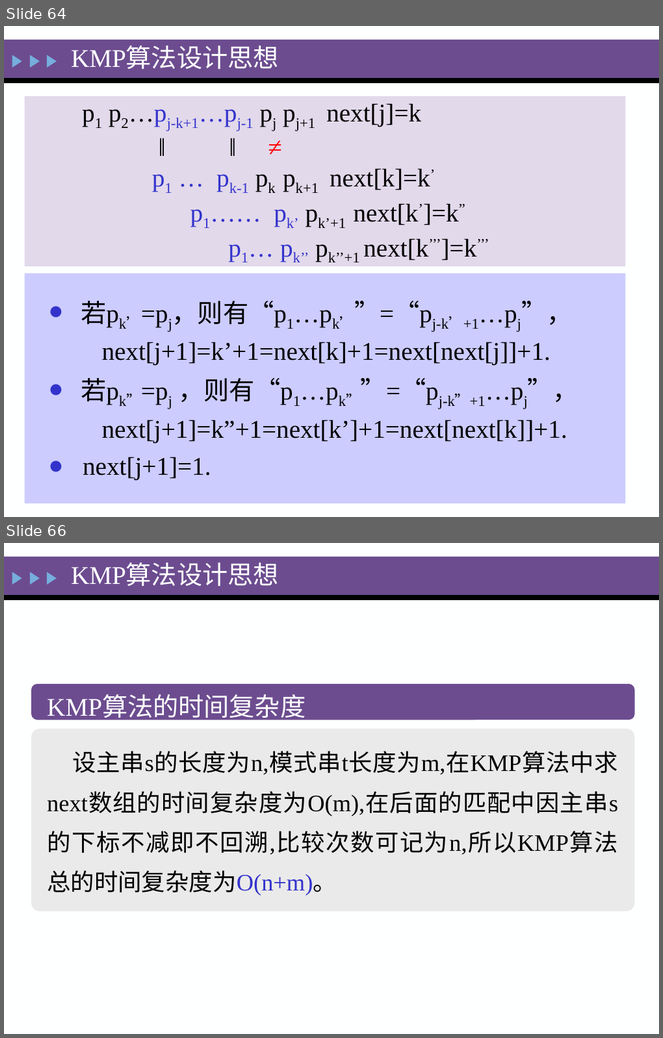
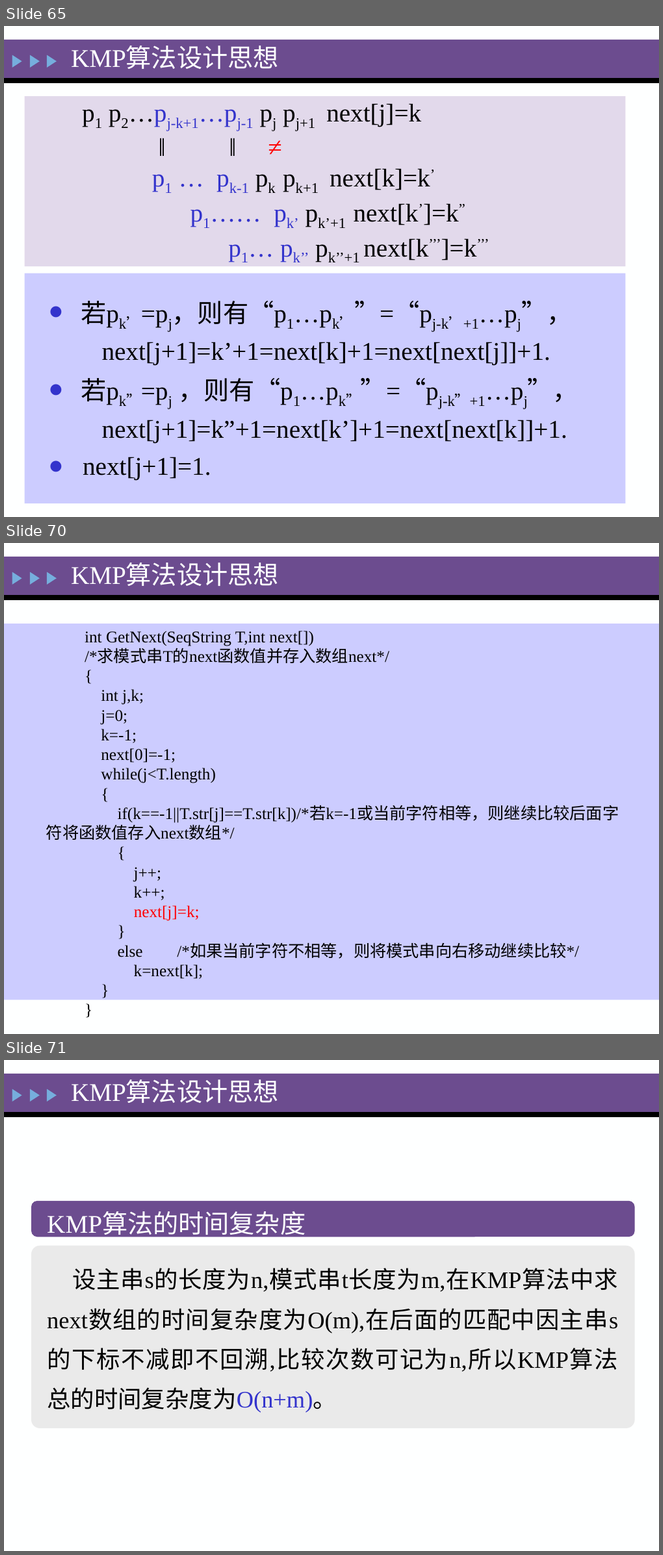
Before and after one commit to zeemeil/zeemeil.github.io, a slide deck: files/2025_1_DS/0319_DS_StringArrayGList.pptx. Shown one above the other, each under a label of ours: slides 64 and 66 before the commit, slides 65, 70 and 71 after it; the slides between them are not shown. The pictures are 663x1038 and 663x1555 pixels, drawn with LibreOffice and Linux fonts; fonts in the diff are those of the drawing. Boxes give left, top, right and bottom in pixels: in the first picture for what was removed or moved away, otherwise in the second. Text is boxed around its words. In the diff, an @@ line names an element or a change of style, - is before the commit and + after.

```diff
--- a/files/2025_1_DS/0319_DS_StringArrayGList.pptx
+++ b/files/2025_1_DS/0319_DS_StringArrayGList.pptx
@@ slide 70 added at (4, 543, 659, 1034), background #FEFFFF; not listed: 5 template elements that a slide beside it also shows @@
@@ text added at (71, 564, 279, 586), 28 pt, text #FEFFFF @@
+KMP算法设计思想
@@ rectangle added at (4, 624, 659, 1001), fill #CCCCFF @@
@@ text added at (46, 631, 620, 979), 18 pt, text #000000 @@
+int GetNext(SeqString T,int next[])
+/*求模式串T的next函数值并存入数组next*/
+{
+int j,k;
+j=0;
+k=-1;
+next[0]=-1;
+while(j<T.length)
+{
+if(k==-1||T.str[j]==T.str[k])/*若k=-1或当前字符相等，则继续比较后面字符将函数值存入next数组*/
+{
+j++;
+k++;
+next[j]=k;
+}
+else /*如果当前字符不相等，则将模式串向右移动继续比较*/
+k=next[k];
+}
+}
@@ what was slide 64 is now slide 65 @@
@@ what was slide 66 is now slide 71 @@
```
Also in this commit, not shown: 1 slide changed, 6 other slides added, 1 other file.
